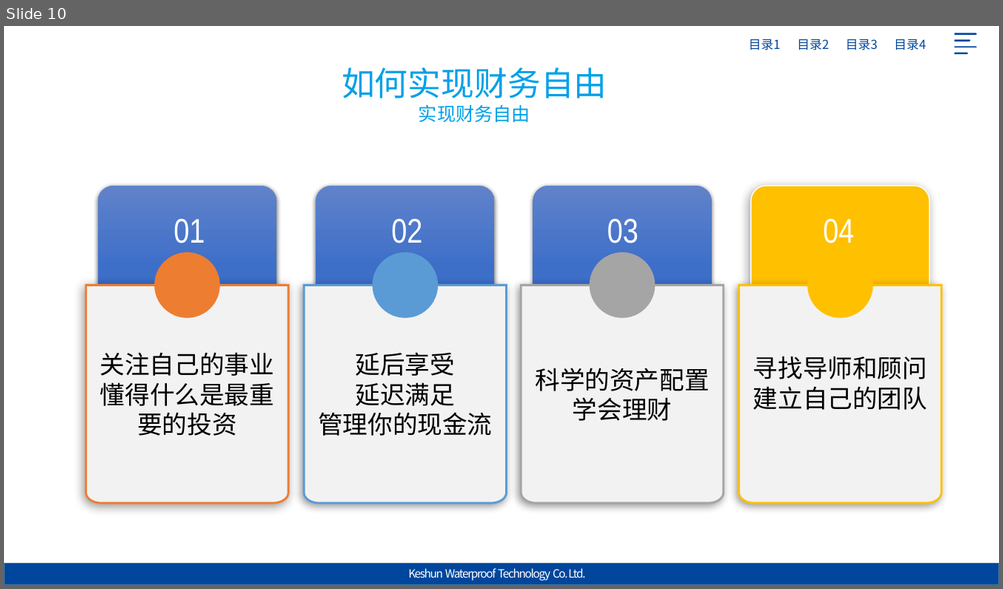
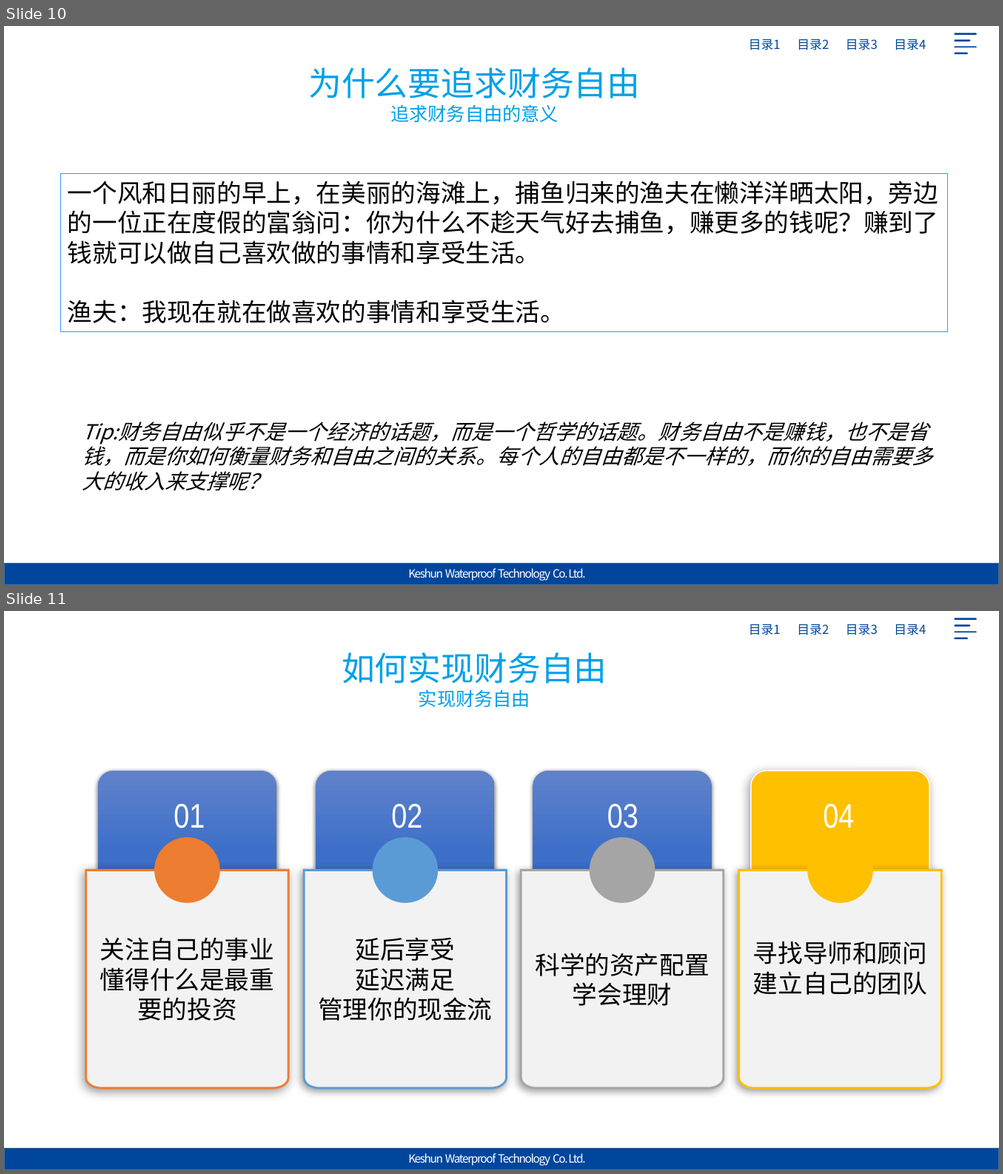
Before and after one commit to Jack-liangqihua/ABAP_CODER, a slide deck: 专题研究/晨会主题/201904财务自由.pptx. Shown one above the other, each under a label of ours: slide 10 before the commit, slides 10 and 11 after it. The pictures are 1003x589 and 1003x1174 pixels, drawn with LibreOffice and Linux fonts; fonts in the diff are those of the drawing; background and template pictures are left out. Boxes give left, top, right and bottom in pixels: in the first picture for what was removed or moved away, otherwise in the second. Text is boxed around its words. In the diff, an @@ line names an element or a change of style, - is before the commit and + after.

```diff
--- a/专题研究/晨会主题/201904财务自由.pptx
+++ b/专题研究/晨会主题/201904财务自由.pptx
@@ slide 10 added at (4, 26, 999, 585), background picture (left out); not listed: 3 template elements that a slide beside it also shows @@
@@ text added at (308, 67, 640, 122), 32 pt, text gradient #00A0E8 to #00469C @@
+为什么要追求财务自由
+追求财务自由的意义
@@ rectangle added at (60, 174, 947, 332), outline #3399FF 0.75 pt, 24 pt, text #000000 @@
+一个风和日丽的早上，在美丽的海滩上，捕鱼归来的渔夫在懒洋洋晒太阳，旁边的一位正在度假的富翁问：你为什么不趁天气好去捕鱼，赚更多的钱呢？赚到了钱就可以做自己喜欢做的事情和享受生活。
+渔夫：我现在就在做喜欢的事情和享受生活。
@@ text added at (82, 422, 933, 491), 20 pt, text #000000, italic @@
+Tip:财务自由似乎不是一个经济的话题，而是一个哲学的话题。财务自由不是赚钱，也不是省钱，而是你如何衡量财务和自由之间的关系。每个人的自由都是不一样的，而你的自由需要多大的收入来支撑呢？
@@ rectangle added at (4, 564, 999, 585), fill #00469C, outline #43739E 1 pt @@
@@ text added at (401, 564, 602, 585), 11 pt, text #FFFFFF @@
+Keshun Waterproof Technology Co. Ltd.
@@ what was slide 10 is now slide 11 @@
```
Also in this commit, not shown: 3 slides changed.
